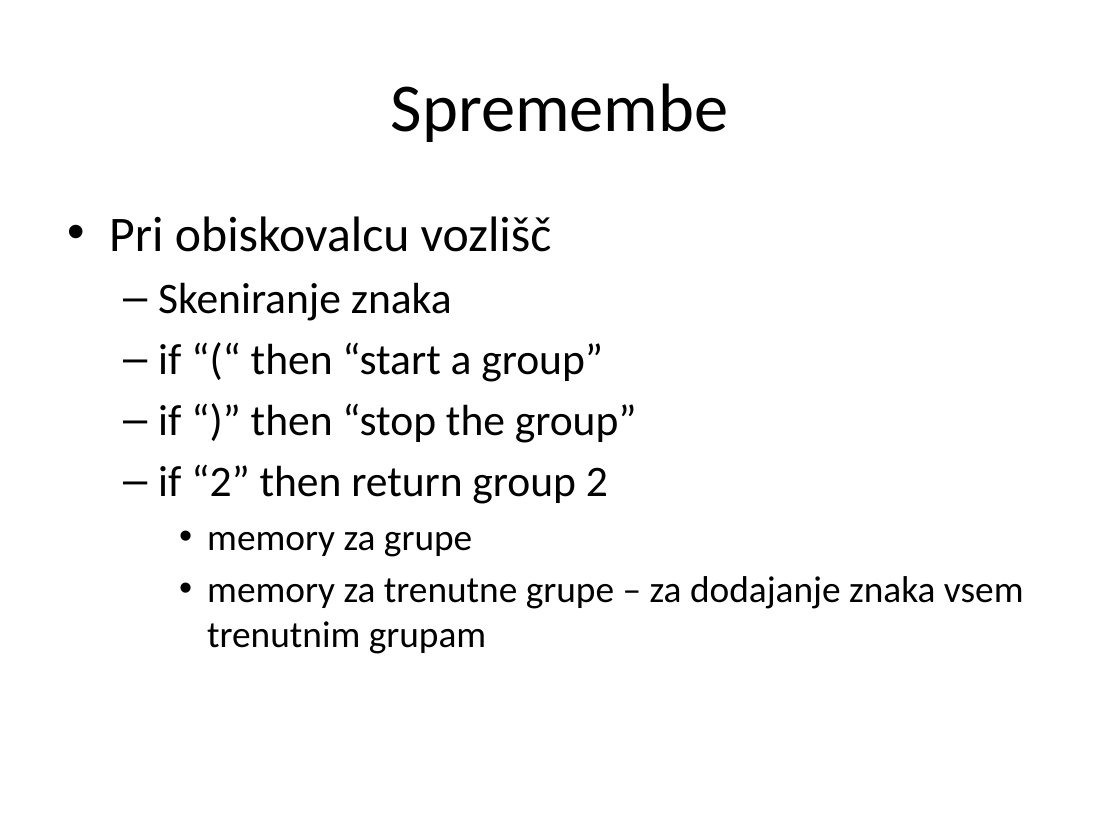
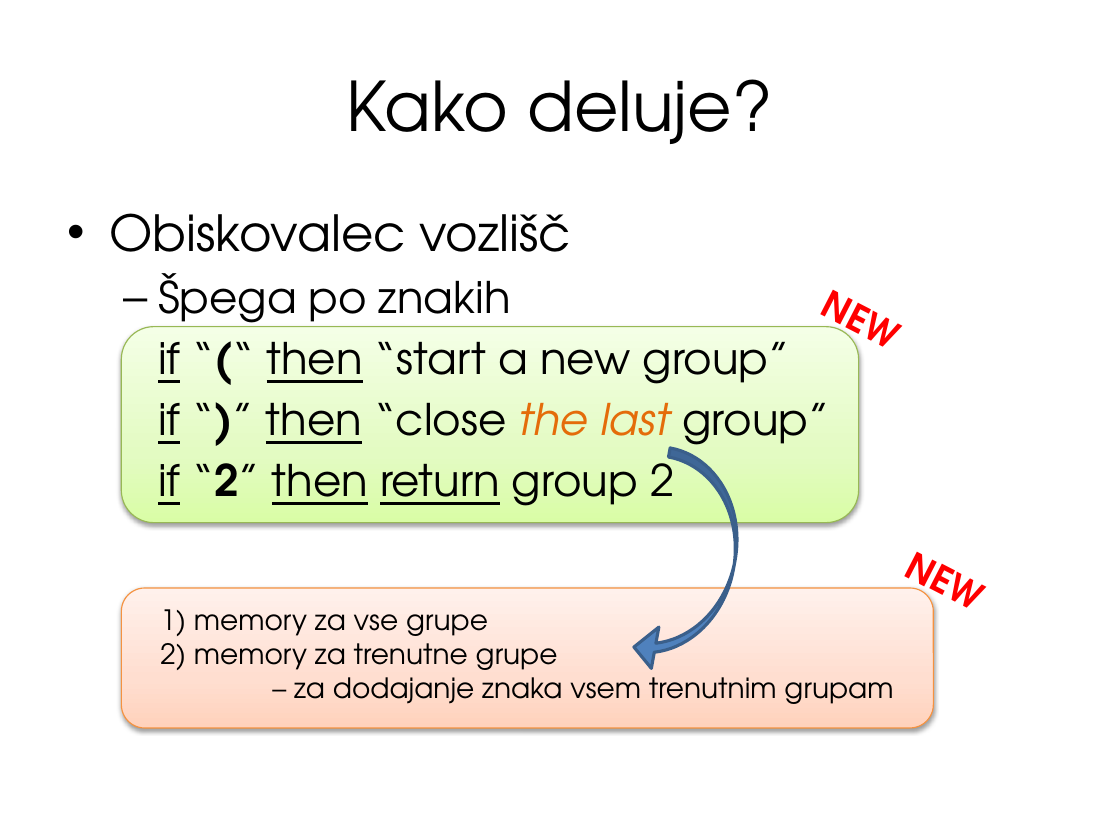
Before and after one commit to tadeboro/reglang, a slide deck: slide 23 of presentation/RegexRangers.pptx (slide 16 before the commit). Drawn at 1120x840 pixels with LibreOffice and Linux fonts; fonts in the diff are those of the drawing. Boxes give left, top, right and bottom in pixels: in the first picture for what was removed or moved away, otherwise in the second. Text is boxed around its words. In the diff, an @@ line names an element or a change of style, - is before the commit and + after.

```diff
--- a/presentation/RegexRangers.pptx
+++ b/presentation/RegexRangers.pptx
@@ title at [347,79,772,144]: text changed; font Calibri to TeX Gyre Adventor @@
-Spremembe
+Kako deluje?
@@ text at [109,213,829,456]: text changed; font Calibri to TeX Gyre Adventor @@
-• Pri obiskovalcu vozlišč
-  – Skeniranje znaka
-  – if “(“ then “start a group”
-  – if “)” then “stop the group”
+• Obiskovalec vozlišč
+  – Špega po znakih
+  if “(“ then “start a new group”
+  if “)” then “close the last group”
@@ text added at [803,270,921,368], 24 pt, text #FF0000, bold @@
+NEW
@@ rounded rectangle added at [121,327,858,523], fill gradient #DAFDA7 to #E4FCC2 to #F5FFE7, outline #98B955 0.75 pt @@
@@ text added at [540,349,630,375], 24 pt, text #FF0000, bold @@
+NEW
@@ curved up arrow added at [630,448,753,682], fill #4F81BD, outline #3A5F8C 2 pt @@
@@ text at [158,451,674,506]: font Calibri to TeX Gyre Adventor in "if “2” then return group 2"; bold on in "“2”"; underline on in "if then return"; bullet – to none @@
@@ text at [207,532,1024,654]: paragraphs removed @@
-    • memory za grupe
-    • memory za trenutne grupe – za dodajanje znaka vsem trenutnim grupam
@@ rounded rectangle added at [121,588,933,728], fill gradient #FFD2BD to #FFDED0 to #FFF2ED, outline #F69240 0.75 pt @@
@@ text added at [160,609,893,704], 18 pt, text #000000 @@
+    1) memory za vse grupe
+    2) memory za trenutne grupe
+    – za dodajanje znaka vsem trenutnim grupam
```
Also in this commit, not shown: 15 other slides changed, 12 slides added, 4 slides removed, 21 other files.
